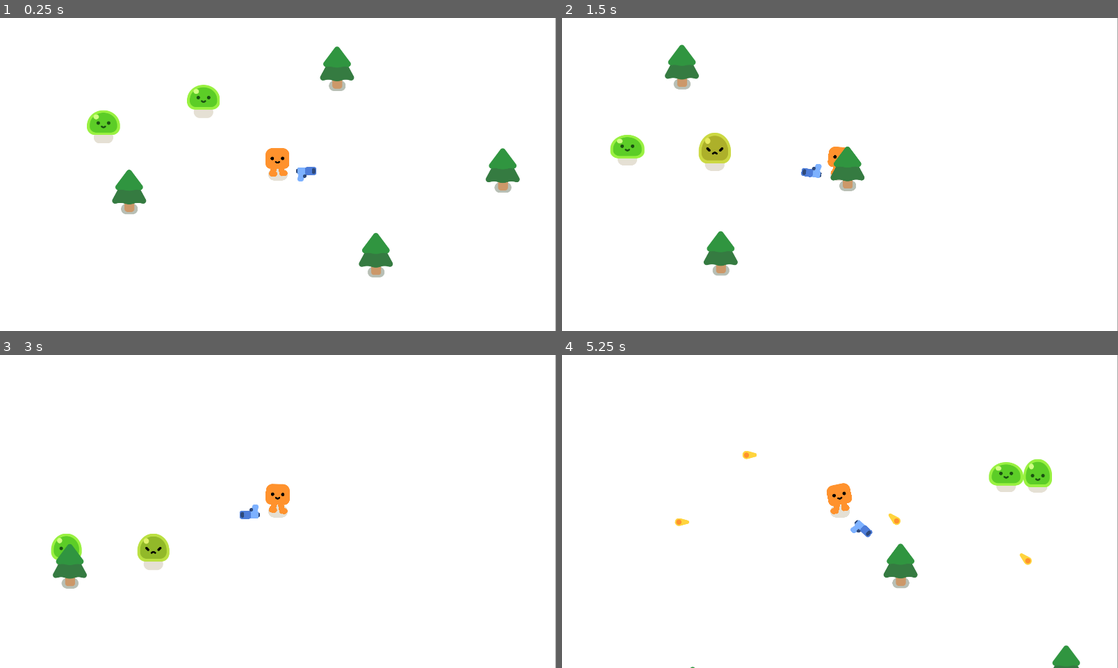
Above: before the commit, frames 1-4 (two rows, left to right).
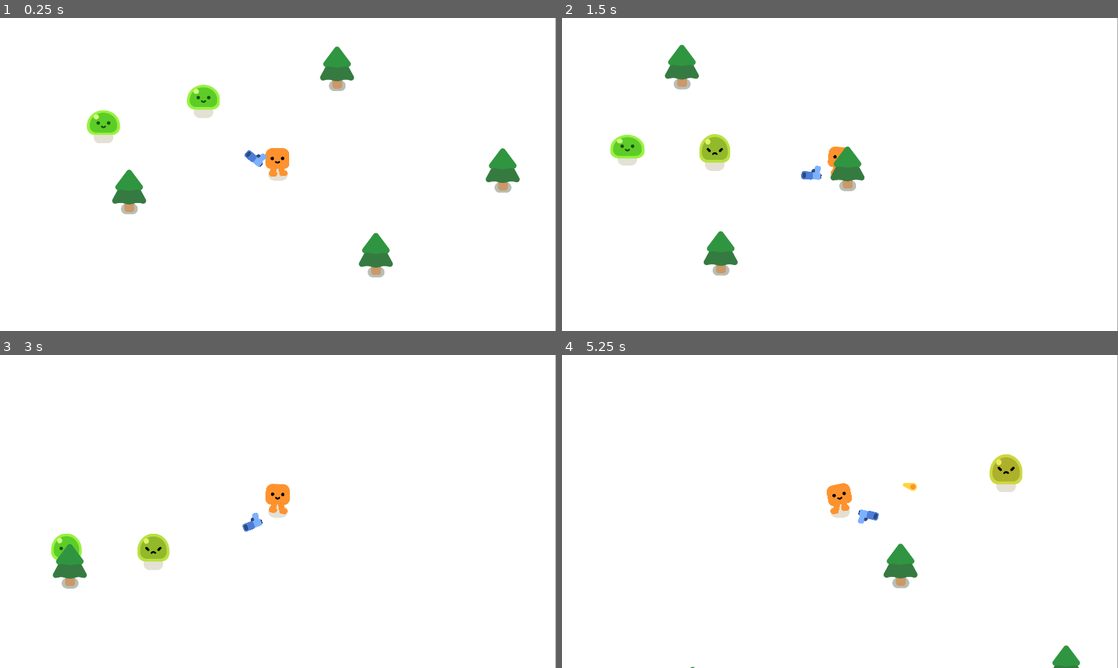
Above: after the commit, the same moments.

Repository: cdhumphreys/godot-vs-like
Game: Godot game, scene res://game.tscn
Same seed, same stepped clock (60 frames per second), same inputs: the game is played once before the commit and once after it.
Inputs:
- Up to frame 1 (0.25 s): no input
- Up to frame 2 (1.5 s): hold D (move_right) 0.53-1.28 s; hold S (move_down) from 1.28 s (still down)
- Up to frame 3 (3 s): release S (move_down) at 2.03 s; hold D (move_right) 2.03-2.78 s; hold W (move_up) from 2.78 s (still down)
- Up to frame 4 (5.25 s): release W (move_up) at 3.53 s; hold A (move_left) 3.53-5.03 s; hold S (move_down) from 5.03 s (still down)

The runs differ from the first frame. In frame 1, 0.2% of the frame differs, in the area x 44-57%, y 42-53%; in frame 2, 0.4%; in frame 3, 0.2%; in frame 4, 1.4%, in the area x 20-89%, y 30-68%.

Commit message:
increase gun range

Diff:
--- a/gun.tscn
+++ b/gun.tscn
@@ -4,7 +4,7 @@
 [ext_resource type="Script" path="res://gun.gd" id="1_romdx"]
 
 [sub_resource type="CircleShape2D" id="CircleShape2D_g40s7"]
-radius = 296.169
+radius = 528.077
 
 [node name="Gun" type="Area2D"]
 collision_layer = 0
